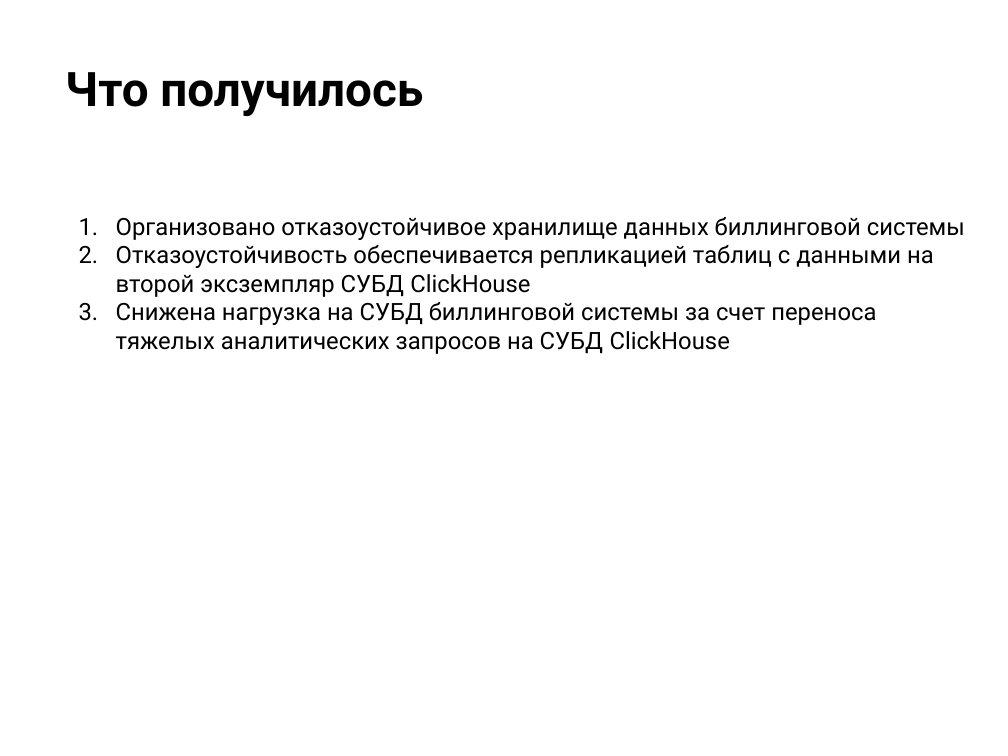
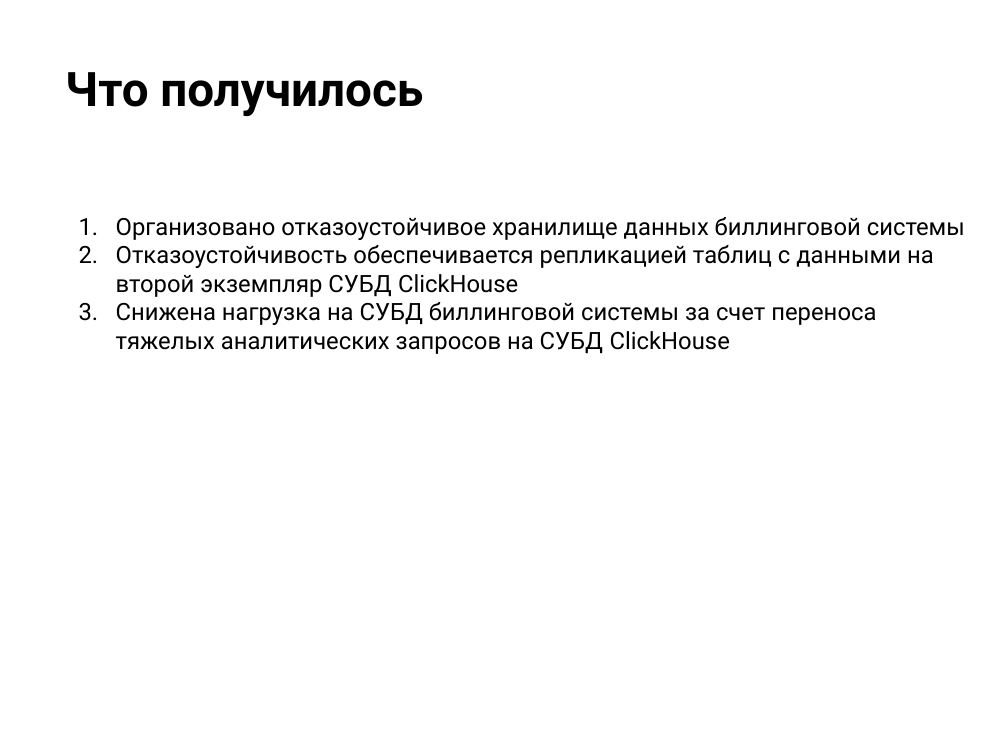
Before and after one commit to anton20044/ClickHouse_Final_Project, a slide deck: slide 8 of Презентация.pptx. Drawn at 1008x756 pixels with LibreOffice and Linux fonts; fonts in the diff are those of the drawing; background and template pictures are left out. Boxes give left, top, right and bottom in pixels: in the first picture for what was removed or moved away, otherwise in the second. Text is boxed around its words. In the diff, an @@ line names an element or a change of style, - is before the commit and + after.

```diff
--- a/Презентация.pptx
+++ b/Презентация.pptx
@@ text at [116, 245, 934, 297]: text changed @@
-2. Отказоустойчивость обеспечивается репликацией таблиц с данными на второй эксземпляр СУБД ClickHouse
+2. Отказоустойчивость обеспечивается репликацией таблиц с данными на второй экземпляр СУБД ClickHouse
```
Also in this commit, not shown: 2 other slides changed.
